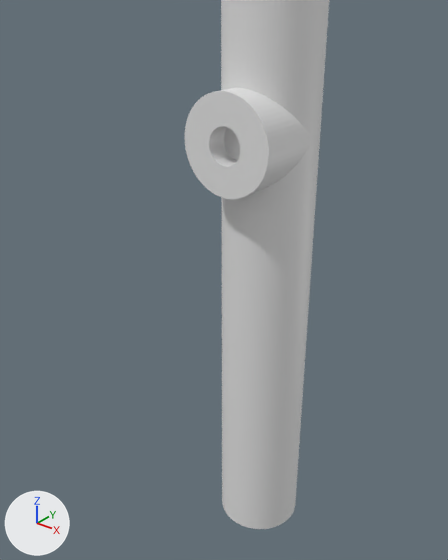
Renders of the Blender file unity_project/Paper Box/Assets/Models/Machines/Pipe.blend from each side of a commit.
Rendered twice from a camera (50 mm lens) standing at (0.718, -1.049, 1.281) and looking at (0.083, -0.255, 0.789). The axes (+X, +Y, +Z) are drawn at lower left. The lights are the same throughout.

The first picture shows 'Pipe', 'Valve Slot'.
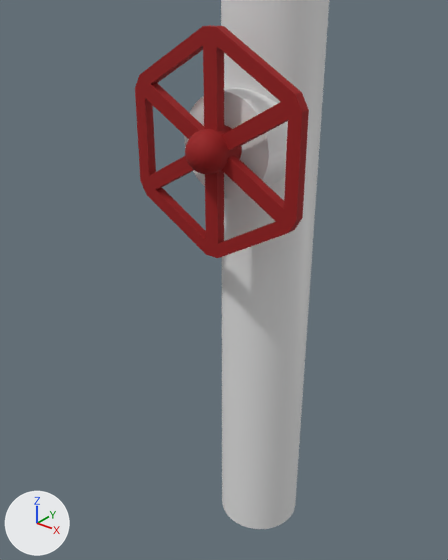
The change, as a list of edits to the scene's bpy script:
```text
Add mat_red:
    mat_red = principled_material('Red')
    mat_red.base_color = (0.319, 0.00432, 0.00512)  # red #990e10
    mat_red.roughness = 0.8
Add me_cylinder_002:
    me_cylinder_002.from_pydata(...)  # 649 vertices, 655 faces; spans x -0.189..0.189, y -0.09..0.01, z -0.209..0.21
    me_cylinder_002.materials.append(mat_red)  # red #990e10
Add ob_valve:
    ob_valve = bpy.data.objects.new('Valve', me_cylinder_002)
    ob_valve.location = (0.0, -0.15, 1.0)
```

Where the change shows, as pixel boxes (x1, y1, x2, y2) in the pictures (448 x 560 px):
'Valve', added (red): after (135, 25, 309, 258)
'Valve Slot', unchanged, covered by the edit: (185, 88, 313, 199) in both
